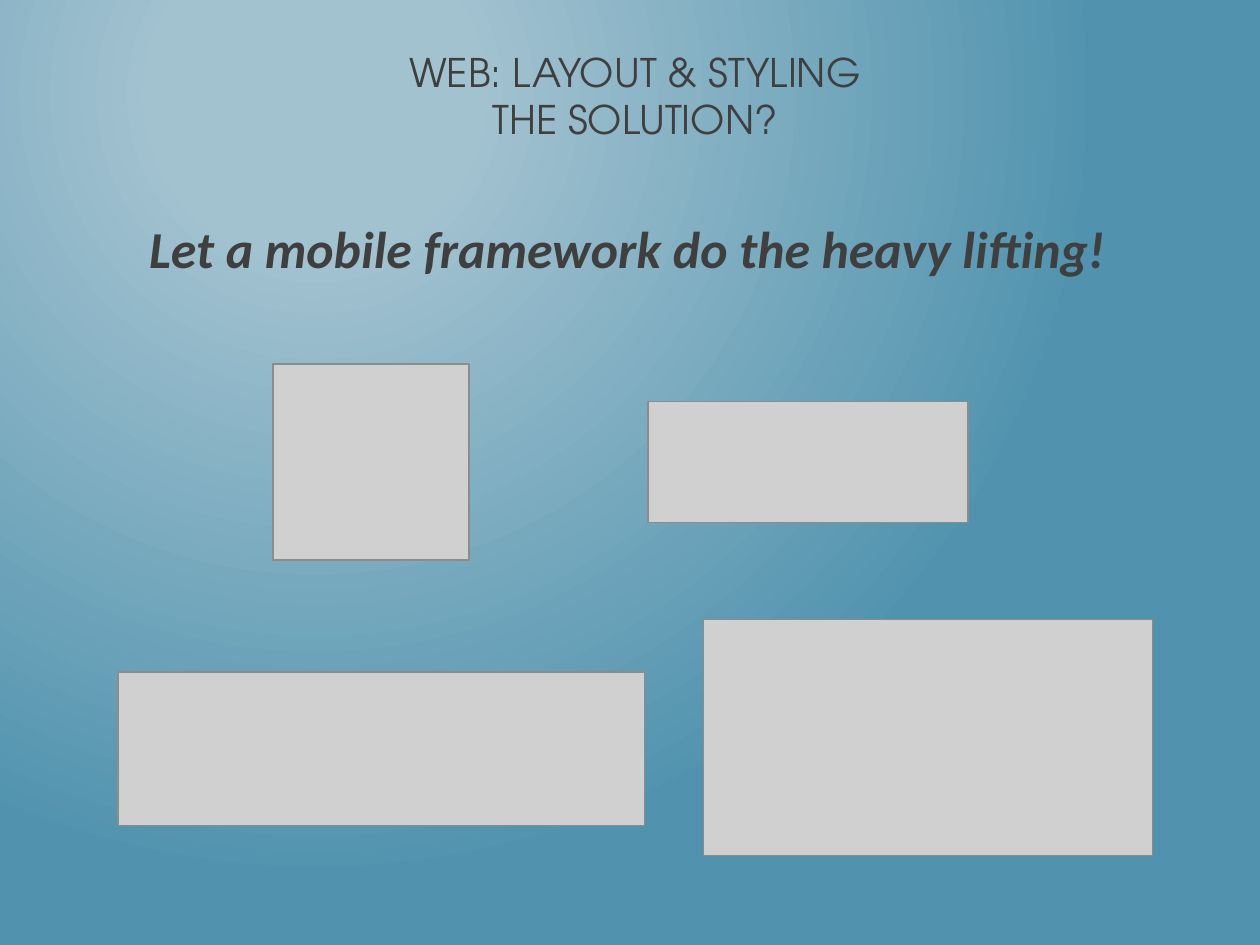
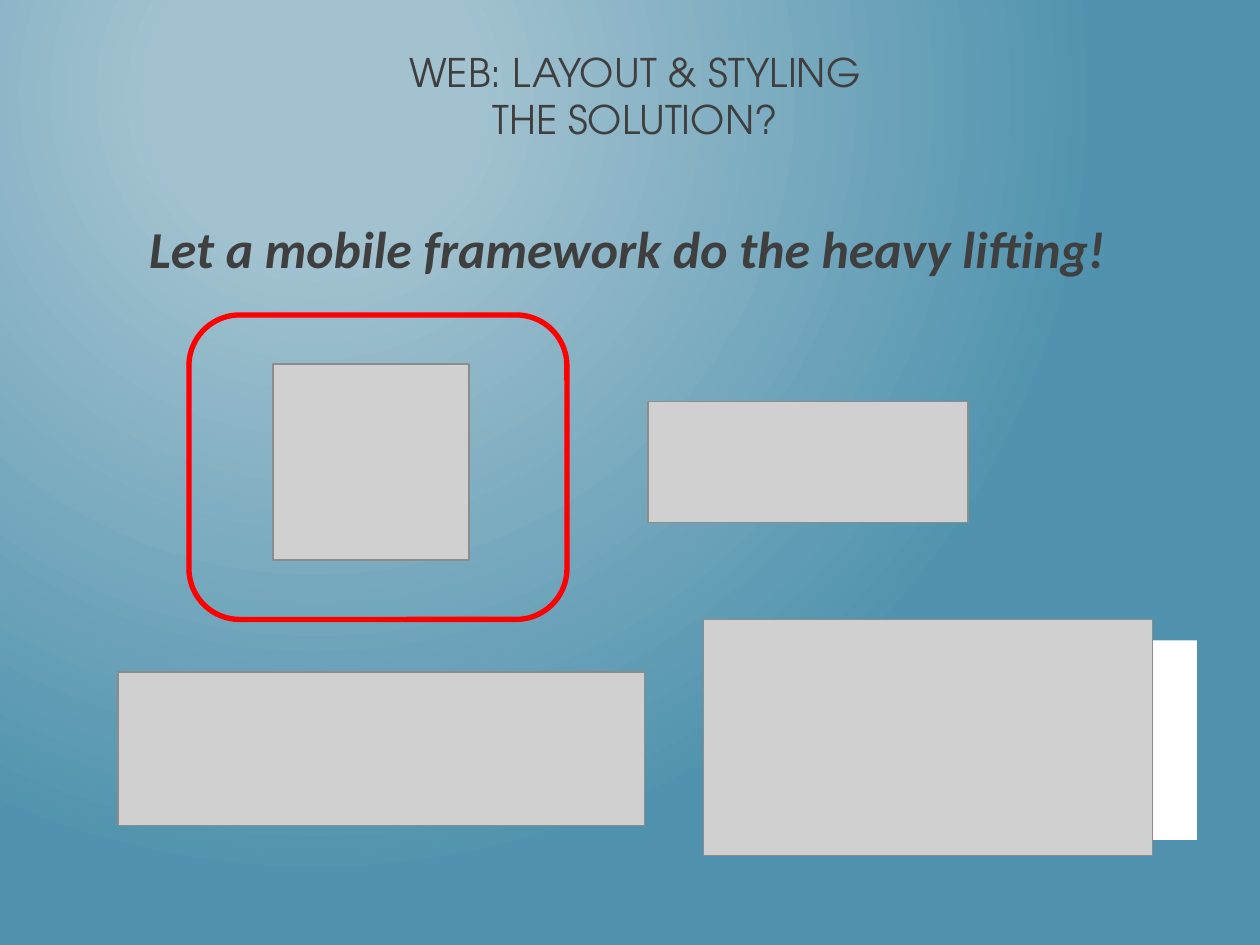
Before and after one commit to dotNetkow/Presentations, a slide deck: slide 16 of That Conference 2014/Building PhoneGap Mobile App w KendoUI.pptx. Drawn at 1260x945 pixels with LibreOffice and Linux fonts; fonts in the diff are those of the drawing; grey boxes stand for pictures. Boxes give left, top, right and bottom in pixels: in the first picture for what was removed or moved away, otherwise in the second. Text is boxed around its words. In the diff, an @@ line names an element or a change of style, - is before the commit and + after.

```diff
--- a/That Conference 2014/Building PhoneGap Mobile App w KendoUI.pptx
+++ b/That Conference 2014/Building PhoneGap Mobile App w KendoUI.pptx
@@ rounded rectangle added at <box>189,315,567,620</box>, outline #FF0000 3.03 pt @@
@@ rectangle added at <box>703,640,1197,839</box>, fill #FFFFFF @@
```
Also in this commit, not shown: 6 other slides changed, 6 slides added.
